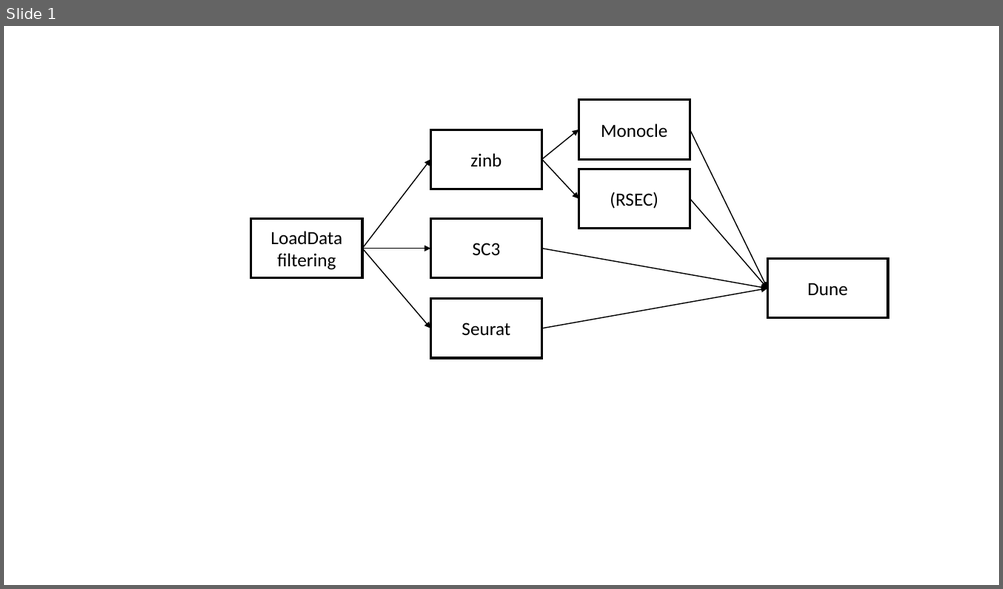
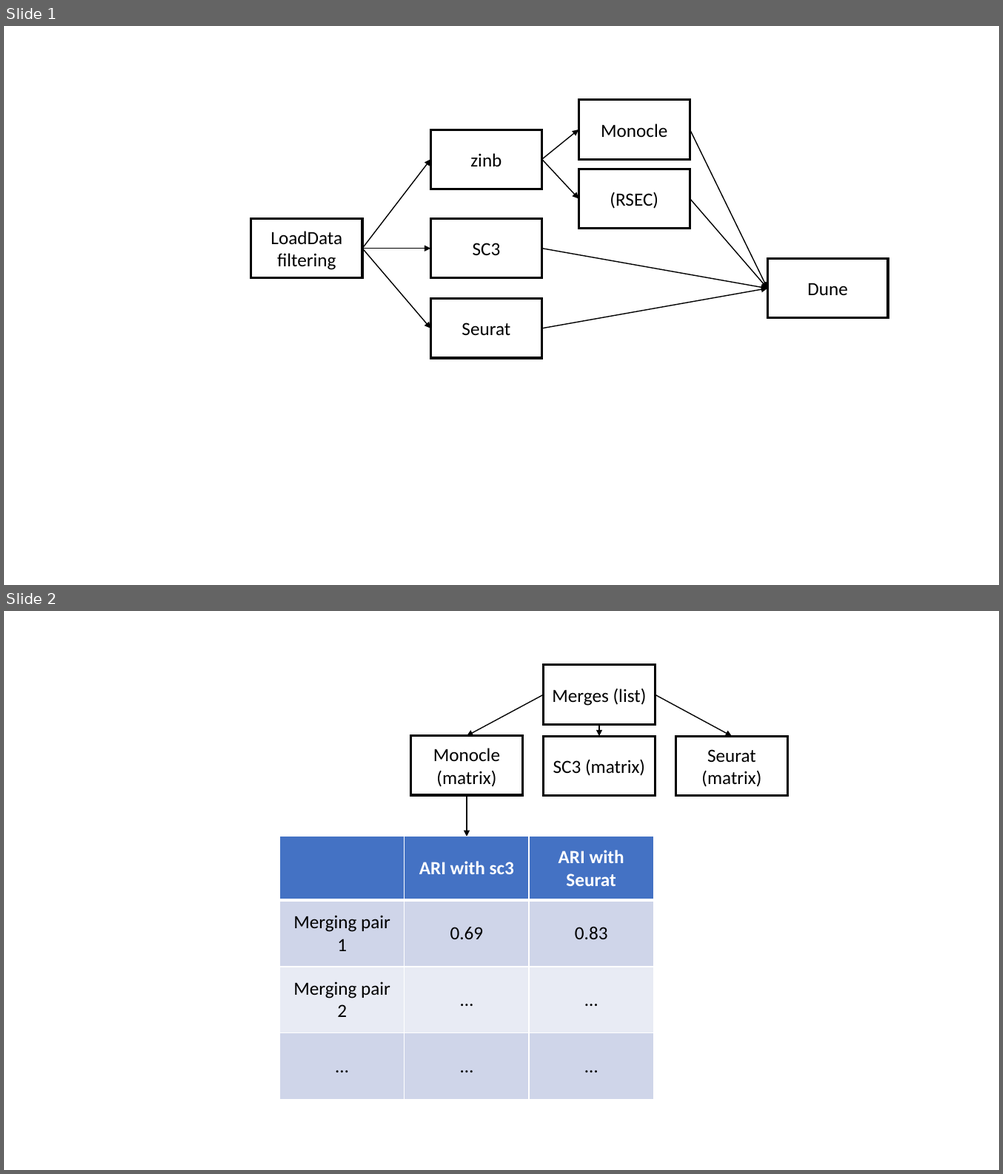
Before and after one commit to HectorRDB/Pipeline_Brain, a slide deck: Figures/workflow/workflow.pptx. Shown one above the other, each under a label of ours: slide 1 before the commit, slides 1 and 2 after it. The pictures are 1003x589 and 1003x1174 pixels, drawn with LibreOffice and Linux fonts; fonts in the diff are those of the drawing. Boxes give left, top, right and bottom in pixels: in the first picture for what was removed or moved away, otherwise in the second. Text is boxed around its words. In the diff, an @@ line names an element or a change of style, - is before the commit and + after.

```diff
--- a/Figures/workflow/workflow.pptx
+++ b/Figures/workflow/workflow.pptx
@@ slide 2 added at box(4, 611, 999, 1170), background #FFFFFF @@
@@ rectangle added at box(543, 665, 654, 724), fill #FFFFFF, outline #000000 2.25 pt, 18 pt, text #000000 @@
+Merges (list)
@@ arrow added from (543, 695) to (466, 735), #000000 1 pt @@
@@ arrow added from (654, 695) to (731, 736), #000000 1 pt @@
@@ rectangle added at box(410, 735, 522, 795), fill #FFFFFF, outline #000000 2.25 pt, 18 pt, text #000000 @@
+Monocle (matrix)
@@ rectangle added at box(543, 736, 654, 796), fill #FFFFFF, outline #000000 2.25 pt, 18 pt, text #000000 @@
+SC3 (matrix)
@@ arrow added from (600, 724) to (600, 736), #000000 1 pt @@
@@ rectangle added at box(676, 736, 788, 796), fill #FFFFFF, outline #000000 2.25 pt, 18 pt, text #000000 @@
+Seurat (matrix)
@@ arrow added from (466, 795) to (466, 836), #000000 1 pt @@
@@ table added at box(280, 836, 654, 1099), 4 rows, 3 columns @@
+ | ARI with sc3 | ARI with Seurat
+Merging pair 1 | 0.69 | 0.83
+Merging pair 2 | … | …
+… | … | …
```
Also in this commit, not shown: 2 other files.
